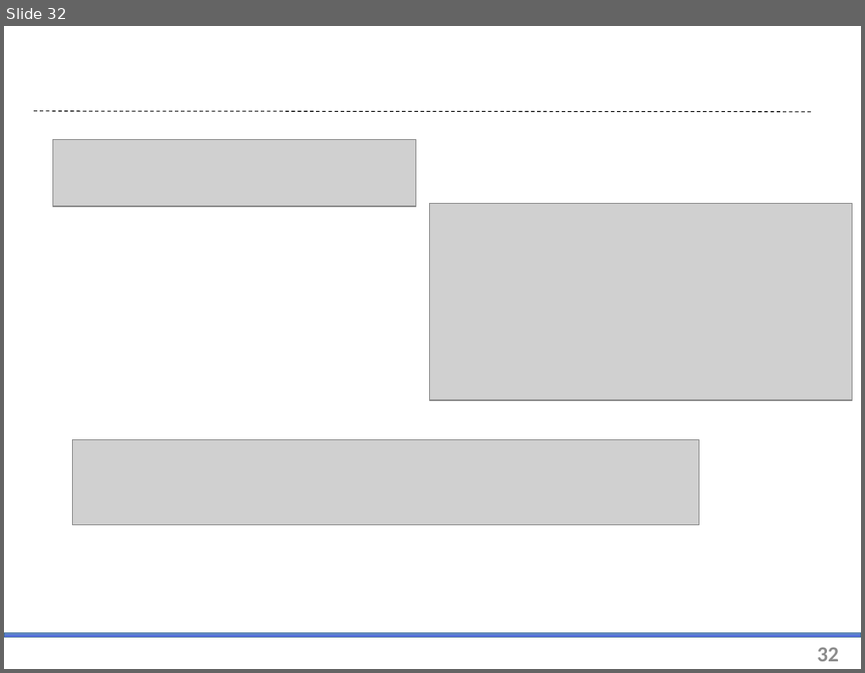
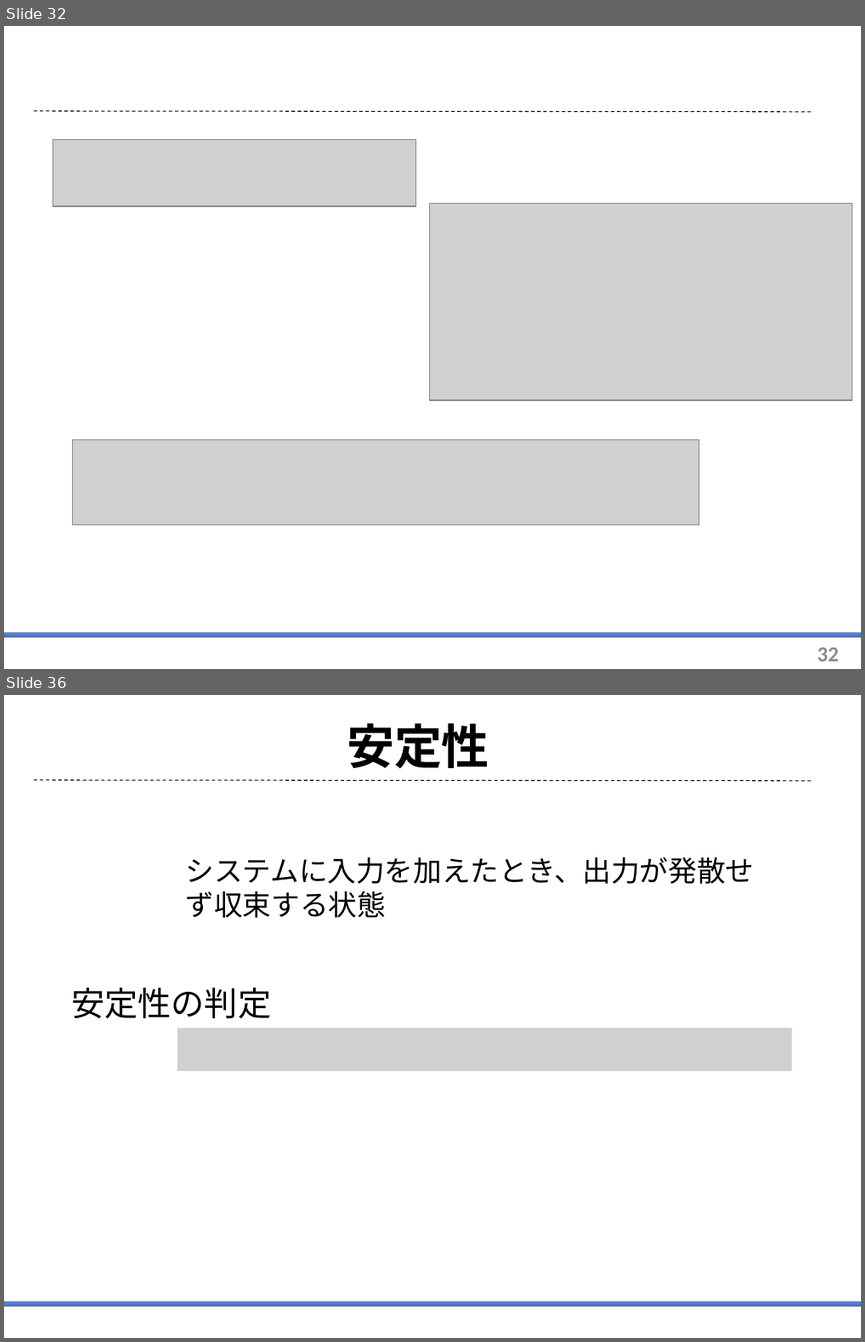
Before and after one commit to arabian9ts/Pendulum, a slide deck: presentation/pendulum_theory.pptx. Shown one above the other, each under a label of ours: slide 32 before the commit, slides 32 and 36 after it; the slides between them are not shown. The pictures are 865x673 and 865x1342 pixels, drawn with LibreOffice and Linux fonts; fonts in the diff are those of the drawing; grey boxes stand for pictures. Boxes give left, top, right and bottom in pixels: in the first picture for what was removed or moved away, otherwise in the second. Text is boxed around its words. In the diff, an @@ line names an element or a change of style, - is before the commit and + after.

```diff
--- a/presentation/pendulum_theory.pptx
+++ b/presentation/pendulum_theory.pptx
@@ slide 36 added at [4, 695, 861, 1338], background #FFFFFF; not listed: 2 template elements that a slide beside it also shows @@
@@ title added at [347, 723, 489, 768], 40 pt, text #000000, bold @@
+安定性
@@ text added at [186, 857, 755, 918], 24 pt, text #000000 @@
+システムに入力を加えたとき、出力が発散せず収束する状態
@@ text added at [71, 987, 271, 1019], 28 pt, text #000000 @@
+安定性の判定
@@ picture added at [177, 1027, 791, 1071] @@
```
Also in this commit, not shown: 12 other slides added.
